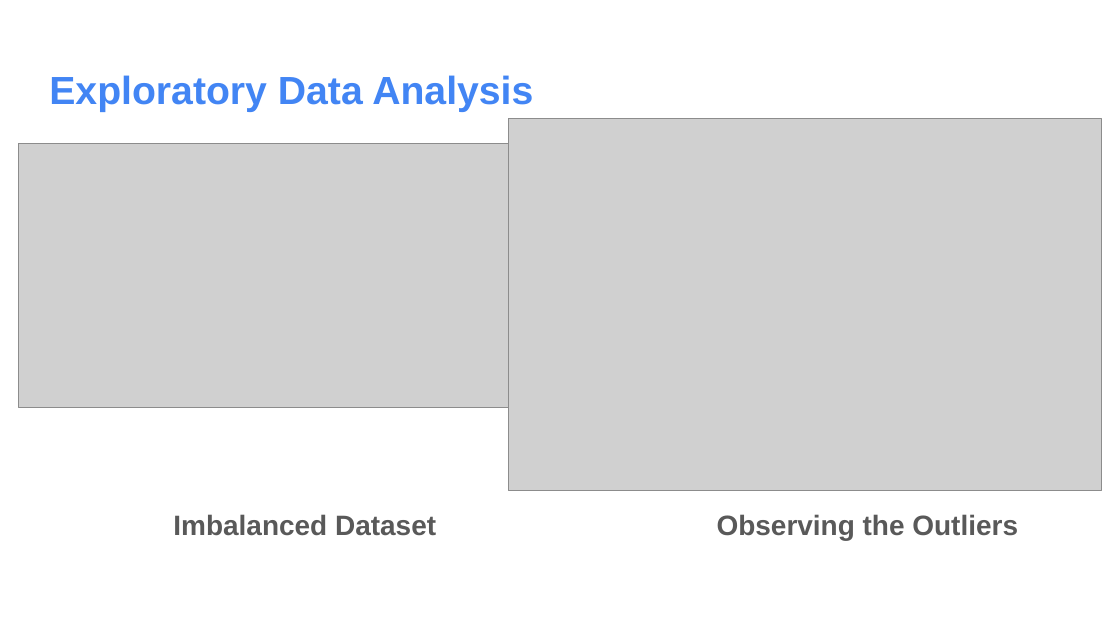
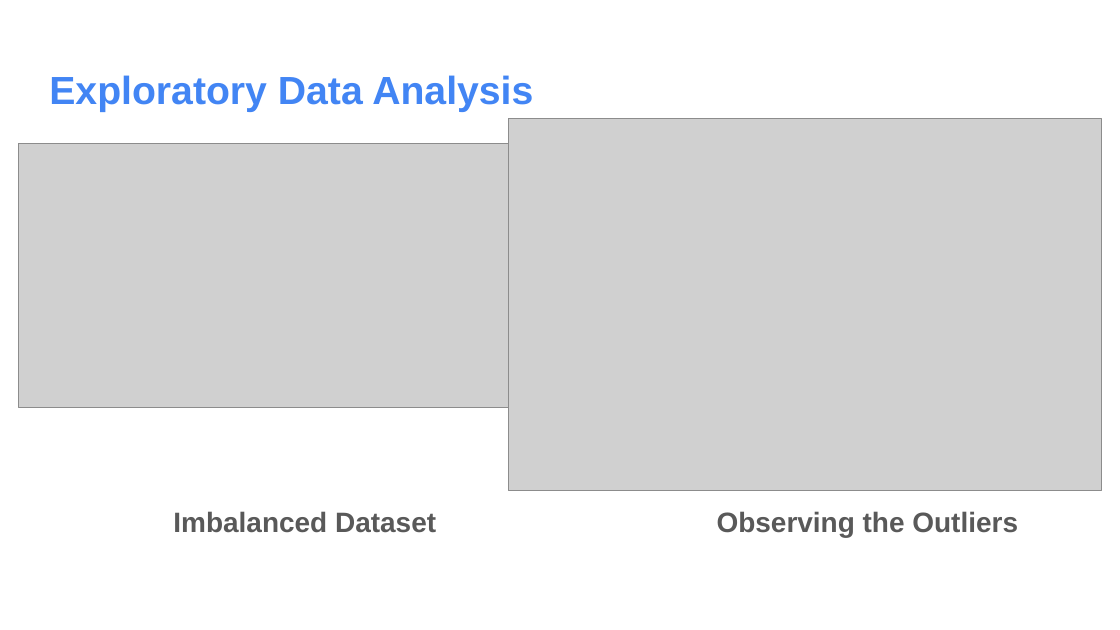
Before and after one commit to Sizzlo/Data-698, a slide deck: slide 4 of Data 698 Final Project Presentation.pptx. Drawn at 1120x630 pixels with LibreOffice and Linux fonts; fonts in the diff are those of the drawing; grey boxes stand for pictures. Boxes give left, top, right and bottom in pixels: in the first picture for what was removed or moved away, otherwise in the second. Text is boxed around its words. In the diff, an @@ line names an element or a change of style, - is before the commit and + after.

```diff
--- a/Data 698 Final Project Presentation.pptx
+++ b/Data 698 Final Project Presentation.pptx
@@ text "Imbalanced Dataset" at <box>173,511,436,533</box>: line spacing 1.15 to 1.05 @@
@@ text "Observing the Outliers" at <box>717,511,1018,537</box>: line spacing 1.15 to 1.05 @@
```
Also in this commit, not shown: 5 other slides changed.
